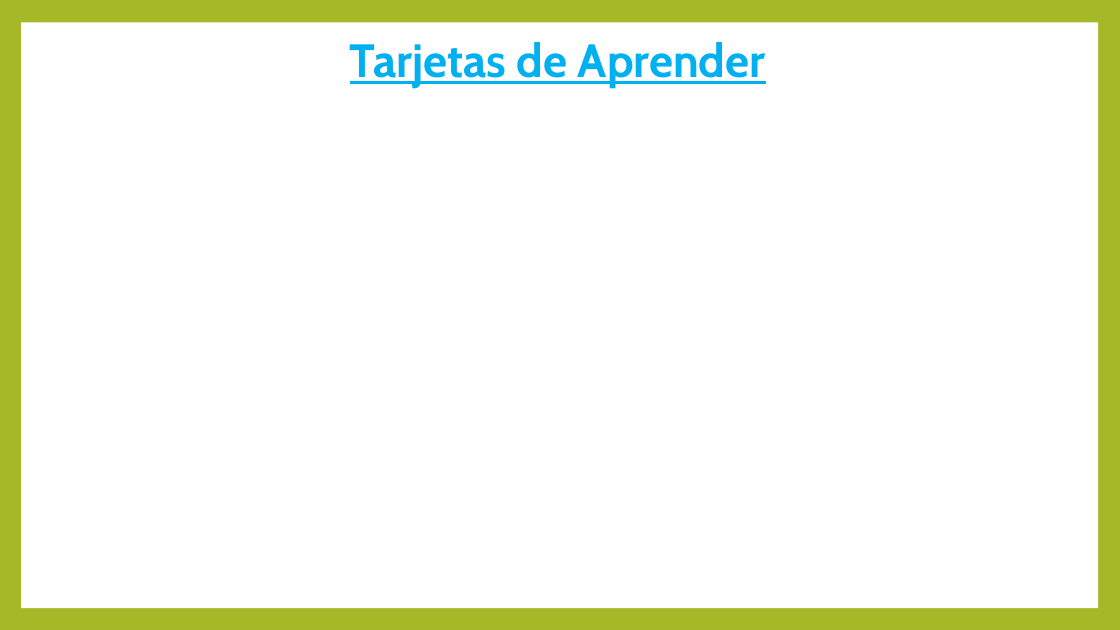
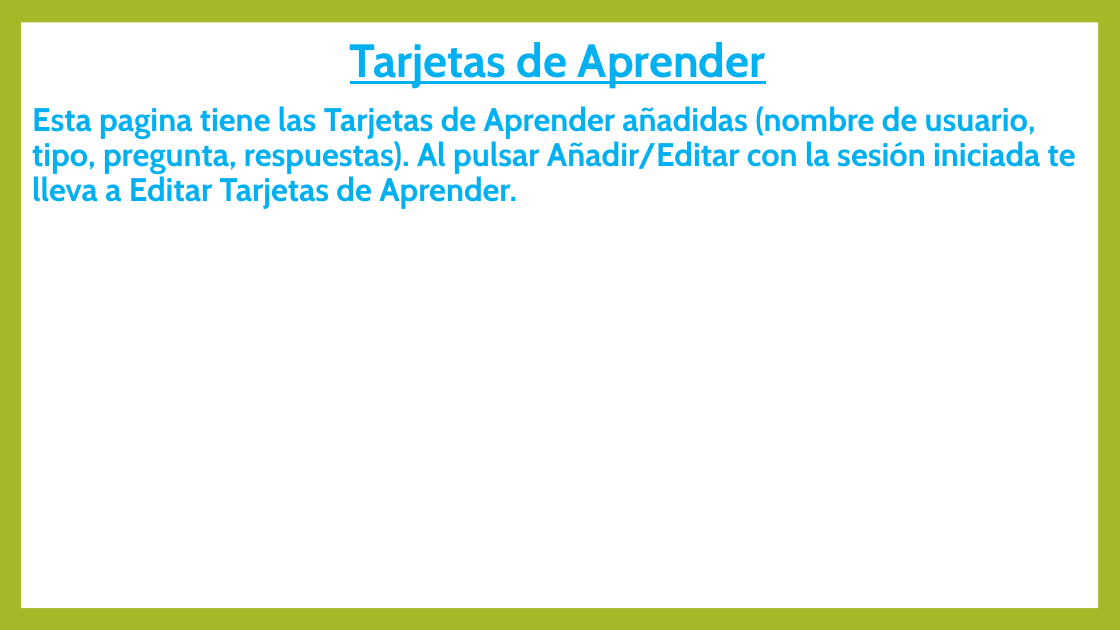
Before and after one commit to DavidCorredorMiguel/proyectogrupo2, a slide deck: slide 17 of Presentacion Tech Learn.pptx (slide 10 before the commit). Drawn at 1120x630 pixels with LibreOffice and Linux fonts; fonts in the diff are those of the drawing. Boxes give left, top, right and bottom in pixels: in the first picture for what was removed or moved away, otherwise in the second. Text is boxed around its words. In the diff, an @@ line names an element or a change of style, - is before the commit and + after.

```diff
--- a/Presentacion Tech Learn.pptx
+++ b/Presentacion Tech Learn.pptx
@@ text added at box(32, 106, 1076, 209), 28 pt, text #00B0F0, bold @@
+Esta pagina tiene las Tarjetas de Aprender añadidas (nombre de usuario, tipo, pregunta, respuestas). Al pulsar Añadir/Editar con la sesión iniciada te lleva a Editar Tarjetas de Aprender.
```
Also in this commit, not shown: 5 other slides changed, 11 slides added, 3 slides removed, 7 other files.
